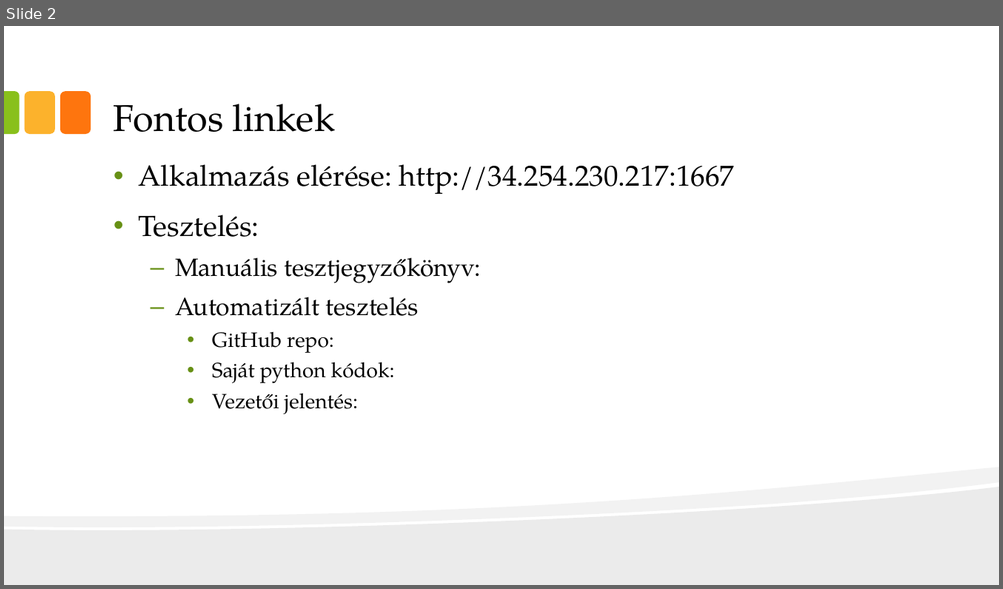
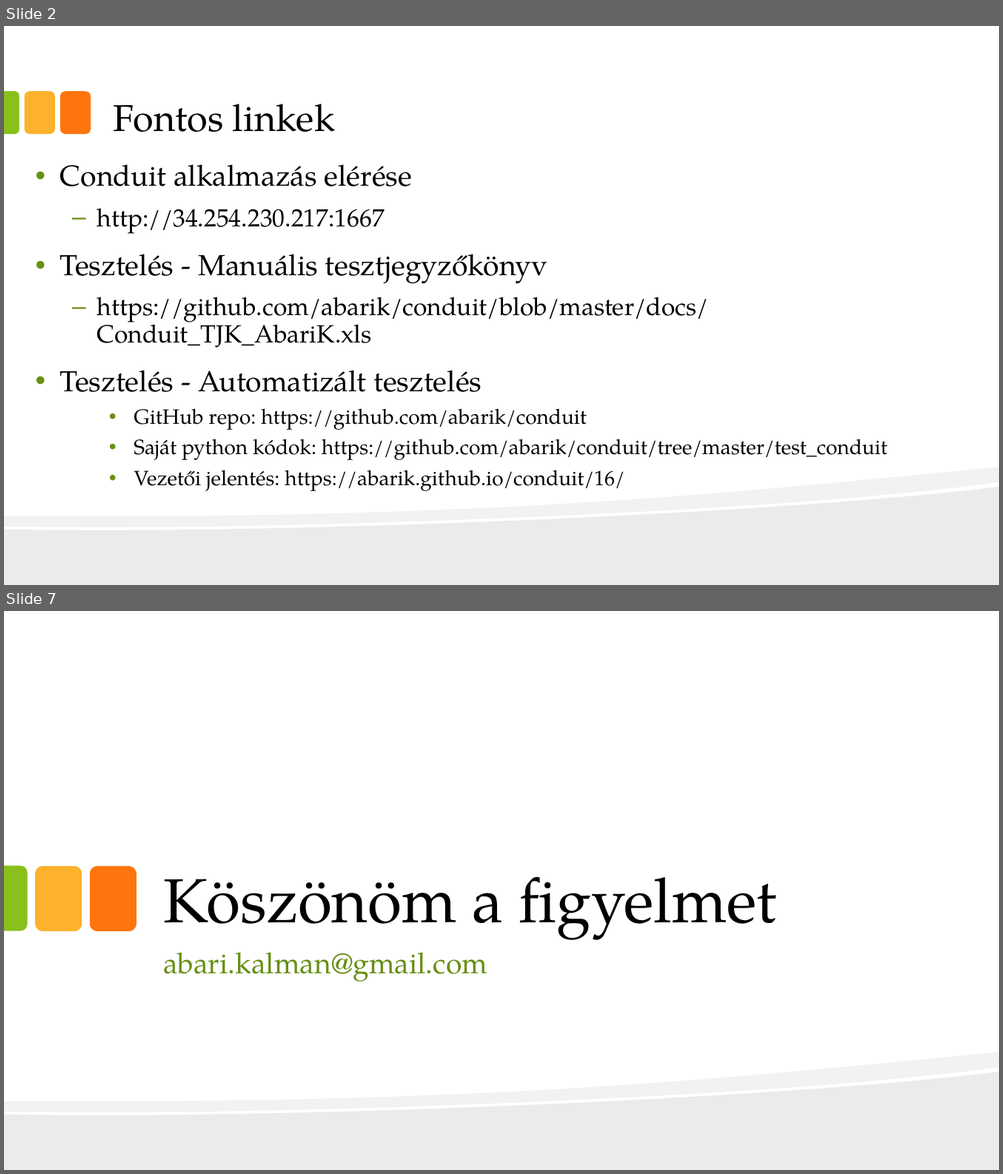
Before and after one commit to abarik/conduit, a slide deck: docs/Conduit_prezentacio_AbariK.pptx. Shown one above the other, each under a label of ours: slide 2 before the commit, slides 2 and 7 after it; the slides between them are not shown. The pictures are 1003x589 and 1003x1174 pixels, drawn with LibreOffice and Linux fonts; fonts in the diff are those of the drawing. Boxes give left, top, right and bottom in pixels: in the first picture for what was removed or moved away, otherwise in the second. Text is boxed around its words. In the diff, an @@ line names an element or a change of style, - is before the commit and + after.

```diff
--- a/docs/Conduit_prezentacio_AbariK.pptx
+++ b/docs/Conduit_prezentacio_AbariK.pptx
@@ slide 7 added at box(4, 611, 999, 1170), background #FFFFFF; not listed: 2 template elements that a slide beside it also shows @@
@@ round same rect added at box(4, 866, 27, 931), fill #89C01C @@
@@ rounded rectangle added at box(35, 866, 82, 931), fill #FCB22C @@
@@ rounded rectangle added at box(90, 866, 136, 931), fill #FE750E @@
@@ title added at box(163, 877, 777, 940), 60 pt, text #000000 @@
+Köszönöm a figyelmet
@@ text added at box(163, 952, 487, 982), 28 pt, text #679015 @@
+abari.kalman@gmail.com
@@ slide 2 changed as well @@
@@ text at box(60, 164, 887, 491): text changed; size 28 to 20 pt @@
-• Alkalmazás elérése: http://34.254.230.217:1667
-• Tesztelés:
-  – Manuális tesztjegyzőkönyv:
-  – Automatizált tesztelés
-    • GitHub repo:
-    • Saját python kódok:
-    • Vezetői jelentés:
+• Conduit alkalmazás elérése
+  – http://34.254.230.217:1667
+• Tesztelés - Manuális tesztjegyzőkönyv
+  – https://github.com/abarik/conduit/blob/master/docs/Conduit_TJK_AbariK.xls
+• Tesztelés - Automatizált tesztelés
+    • GitHub repo: https://github.com/abarik/conduit
+    • Saját python kódok: https://github.com/abarik/conduit/tree/master/test_conduit
+    • Vezetői jelentés: https://abarik.github.io/conduit/16/
```
Also in this commit, not shown: 1 other slide changed, 4 other slides added, 9 slides removed, 1 other file.
